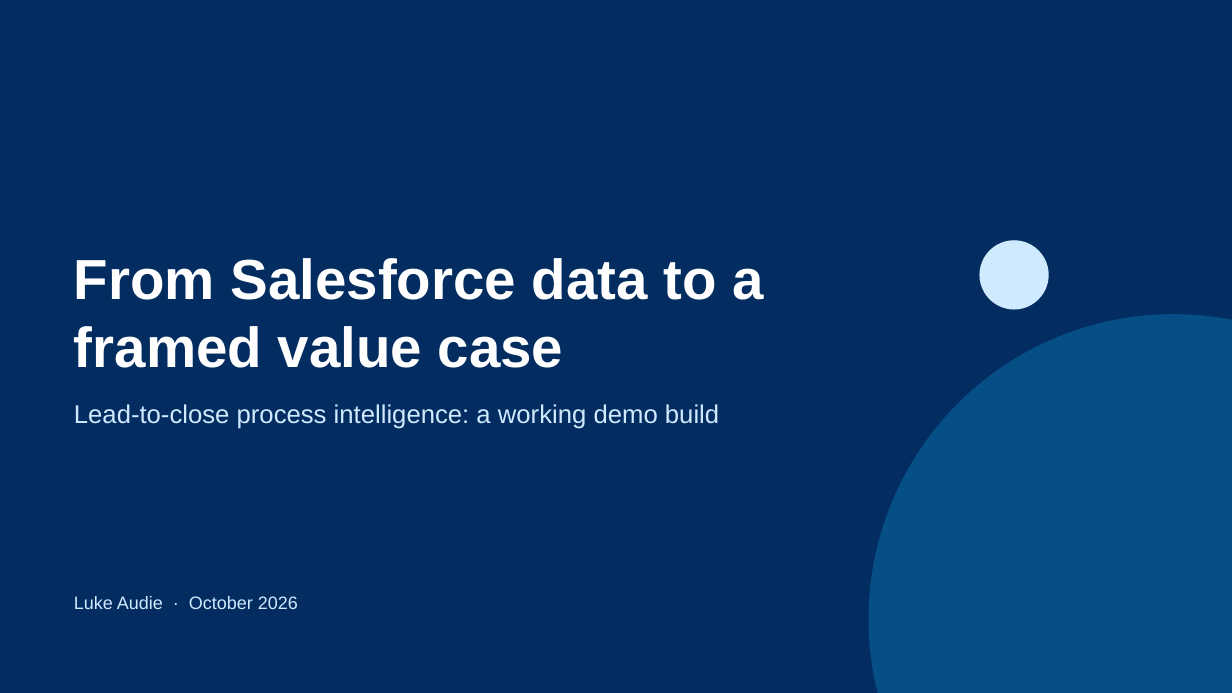
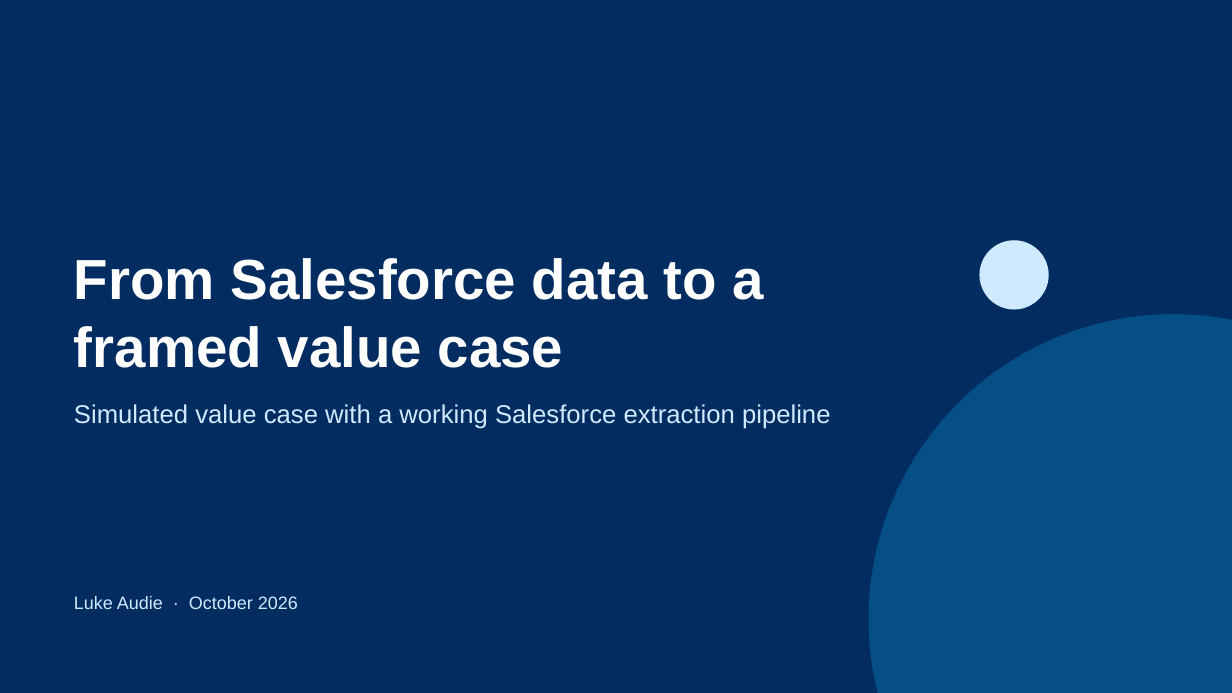
Before and after one commit to ch-lukas/salesforce-process-intelligence, a slide deck: slide 1 of deck/salesforce-process-intelligence.pptx. Drawn at 1232x693 pixels with LibreOffice and Linux fonts; fonts in the diff are those of the drawing. Boxes give left, top, right and bottom in pixels: in the first picture for what was removed or moved away, otherwise in the second. Text is boxed around its words. In the diff, an @@ line names an element or a change of style, - is before the commit and + after.

```diff
--- a/deck/salesforce-process-intelligence.pptx
+++ b/deck/salesforce-process-intelligence.pptx
@@ text at (x1=74, y1=404, x2=831, y2=429): text changed @@
-Lead-to-close process intelligence: a working demo build
+Simulated value case with a working Salesforce extraction pipeline
```
Also in this commit, not shown: 7 other slides changed, 25 other files.
